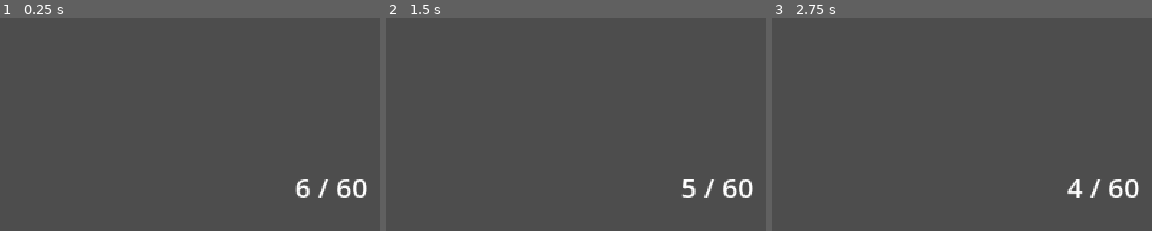
Above: before the commit, frames 1-3 (left to right).
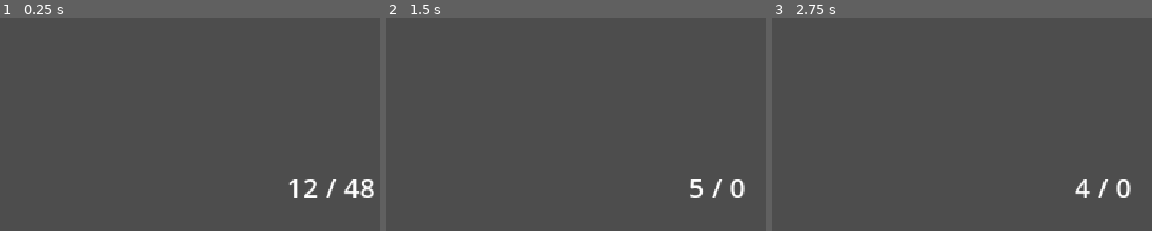
Above: after the commit, the same moments.

Repository: gmuGADIG/DEADSHOT
Game: Godot game, scene res://test_scenes/enemies/wilder_combat.tscn
The game is run twice, just before and just after one commit, with the same random seed, the same clock (stepped at 60 frames per second) and the same inputs. This scene is started directly instead of the project's main scene. The engine's default icon, where the game draws it, is replaced by a stand-in: a white triangle on a blue panel in a dark square. Sound files missing from this copy of the repository are replaced by a short silence.
Inputs (mouse positions are % of the whole screen's width and height, from its top left):
- Up to frame 1 (0.25 s): no input
- Up to frame 2 (1.5 s): tap Enter at 0.5 s; move the mouse to (74, 44) at 0.52 s; press the mouse at (74, 44) at 0.53 s; hold D (move_right) 0.53-1.28 s; tap E (interact) at 0.8, 1.35 s; tap Space (roll) at 1.25 s; move the mouse to (30, 55) at 1.27 s; release the mouse at (30, 55) at 1.28 s; hold S (move_down) from 1.28 s (still down)
- Up to frame 3 (2.75 s): click (30, 55) at 1.55 s; tap Enter at 2 s; move the mouse to (62, 26) at 2.02 s; release S (move_down) at 2.03 s; press the mouse at (62, 26) at 2.03 s; hold D (move_right) from 2.03 s (still down); tap E (interact) at 2.3 s
The pictures show only the part of the screen within x 50-100%, y 50-100%; the shares and areas given below are measured in that part.

The runs differ from the first frame. In frame 1, 1.2% of the frame differs, in the area x 75-99%, y 75-85%; in frame 2, 1.0%; in frame 3, 1.0%.
Error in both runs: Cannot call method 'project_ray_origin' on a null value. (res://world/player/reticle/reticle.gd:10)

Commit message:
shotgun
refactored weapons to be stored in weapons node on player

Diff:
--- a/world/player/player.gd
+++ b/world/player/player.gd
@@ -9,7 +9,7 @@
 	var curr_reserve : int
 
 ## Tracks name of current gun node. CHANGE THIS VARIABLE WHEN GUNS ARE CHANGED.
-static var gun_name := "shotgun"
+static var gun_name := "Shotgun"
 #static var gun_name := "Dualies"
 #static var gun_name := "BasicGun"
 
@@ -64,7 +64,11 @@
 
 #region Builtin Functions
 func _ready() -> void:
-	var gun := instance.get_node(gun_name)
+	for child in $Weapons.get_children():
+		if child is Gun:
+			child.process_mode = Node.PROCESS_MODE_DISABLED
+	var gun := get_gun()
+	gun.process_mode = Node.PROCESS_MODE_INHERIT
 
 	instance = self
 	if persisting_data != null:
@@ -119,7 +123,7 @@
 	persisting_data.curr_reserve = instance.get_gun().reserve_ammo
 
 func get_gun() -> Gun:
-	return get_node(gun_name)
+	return get_node("Weapons/" + gun_name)
 
 ## Returns the inputted walking direction on the XZ plane (Y = 0)
 func input_direction() -> Vector3:
--- a/world/player/player.tscn
+++ b/world/player/player.tscn
@@ -1,19 +1,19 @@
-[gd_scene load_steps=35 format=3 uid="uid://nuqmhgq1e2lu"]
+[gd_scene load_steps=36 format=3 uid="uid://nuqmhgq1e2lu"]
 
 [ext_resource type="Script" uid="uid://llqh4g6obmup" path="res://world/player/player.gd" id="1_bvkkv"]
 [ext_resource type="Texture2D" uid="uid://doi1lgfq8hi21" path="res://world/player/player_sheet.png" id="2_2x47q"]
 [ext_resource type="PackedScene" uid="uid://bas8xwk5nhlq0" path="res://world/player/HUD/hud.tscn" id="2_duds0"]
 [ext_resource type="Script" uid="uid://dbka0ckv4aeih" path="res://world/player/player_animation.gd" id="3_3n4qb"]
 [ext_resource type="Script" uid="uid://cwjxwkxciij4o" path="res://systems/interaction/interactor.gd" id="3_cvtd2"]
+[ext_resource type="PackedScene" uid="uid://vnurg1w4ttt4" path="res://world/player/weapon/dualies/weapon_dualies.tscn" id="3_jrep8"]
 [ext_resource type="Script" uid="uid://c4s1ohnc08ecy" path="res://world/player/reticle/reticle.gd" id="4_40qjc"]
 [ext_resource type="PackedScene" uid="uid://duf7ry1s34j7o" path="res://world/player/weapon/whip/whip.tscn" id="4_duds0"]
 [ext_resource type="Texture2D" uid="uid://bwm425xkr0vcy" path="res://temp_art/icon.svg" id="4_et4on"]
-[ext_resource type="PackedScene" uid="uid://bqngdxosj3du1" path="res://world/player/weapon/shotgun/shotgun.tscn" id="11_3n4qb"]
 [ext_resource type="PackedScene" uid="uid://s0mcou8b7n0v" path="res://systems/attacking/hurt_fx/hurt_fx.tscn" id="4_myh4x"]
-[ext_resource type="PackedScene" uid="uid://vnurg1w4ttt4" path="res://world/player/weapon/dualies/weapon_dualies.tscn" id="5_2x47q"]
 [ext_resource type="Script" uid="uid://do5vs8m1law7o" path="res://systems/attacking/health/health.gd" id="6_thypd"]
 [ext_resource type="Script" uid="uid://lxg83i28nlul" path="res://systems/attacking/hurtbox/hurtbox.gd" id="7_d3e1v"]
 [ext_resource type="Script" uid="uid://c1g7056xgtqys" path="res://systems/camera/camera_tracked.gd" id="11_2x47q"]
+[ext_resource type="PackedScene" uid="uid://bqngdxosj3du1" path="res://world/player/weapon/shotgun/shotgun.tscn" id="11_3n4qb"]
 [ext_resource type="PackedScene" uid="uid://dou0ya37mv70s" path="res://audio/streams/roll_sound.tscn" id="14_lbm61"]
 [ext_resource type="PackedScene" uid="uid://cjqtb588mlf84" path="res://audio/streams/hurt_sound.tscn" id="15_jrep8"]
 
@@ -168,6 +168,13 @@
 [node name="CollisionShape3D" type="CollisionShape3D" parent="."]
 transform = Transform3D(1, 0, 0, 0, 1, 0, 0, 0, 1, 0, 0.94693, 0)
 shape = SubResource("CylinderShape3D_plfsl")
+
+[node name="Weapons" type="Node3D" parent="."]
+transform = Transform3D(1, 0, 0, 0, 1, 0, 0, 0, 1, 0, 1.237, 0)
+
+[node name="Shotgun" parent="Weapons" instance=ExtResource("11_3n4qb")]
+
+[node name="Dualies" parent="Weapons" instance=ExtResource("3_jrep8")]
 
 [node name="Sprite" type="AnimatedSprite3D" parent="." node_paths=PackedStringArray("player")]
 transform = Transform3D(0.39, 0, 0, 0, 0.33774987, 0.19500007, 0, -0.19500007, 0.33774987, 0.00084251165, 1.6017487, 0)
@@ -253,7 +260,6 @@
 
 [node name="Hud" parent="." instance=ExtResource("2_duds0")]
 
-[node name="shotgun" parent="." instance=ExtResource("11_3n4qb")]
 [node name="Sounds" type="Node3D" parent="."]
 
 [node name="RollSound" parent="Sounds" instance=ExtResource("14_lbm61")]
--- a/world/player/weapon/gun_base.gd
+++ b/world/player/weapon/gun_base.gd
@@ -26,7 +26,7 @@
 var is_reloading := false
 var bullets_of_fire_unlocked: bool
 
-@onready var player: Player = get_parent()
+@onready var player: Player = Player.instance
 @export var fire_cooldown: float = 0.2
 var fire_timer: float = 0.0
 
--- a/world/player/weapon/shotgun/shotgun.gd
+++ b/world/player/weapon/shotgun/shotgun.gd
@@ -1,9 +1,19 @@
 extends Gun
+
+@export var number_of_shots := 5
+@export_custom(PROPERTY_HINT_NONE, "suffix:rotations") var spread := .25
+
 func fire() -> void:
-	for i in 5 :
+	var delta_rads := (TAU * spread) / number_of_shots
+	var start := -TAU * spread / 2
+	for i in range(number_of_shots):
+		var rads := start + delta_rads * i
 		var bullet : Bullet
 		bullet = preload("res://world/player/weapon/bullet/player_bullet.tscn").instantiate()
 		get_tree().current_scene.add_child(bullet)
-		bullet.fire(self, Player.instance.aim_dir().rotated(Vector3.UP, i * 0.2))
+		bullet.fire(
+			self,
+			Player.instance.aim_dir().rotated(Vector3.UP, rads)
+		)
 
 	chamber_ammo -= 1
--- a/world/player/weapon/shotgun/shotgun.tscn
+++ b/world/player/weapon/shotgun/shotgun.tscn
@@ -3,8 +3,9 @@
 [ext_resource type="Script" uid="uid://nxr5s1a8netl" path="res://world/player/weapon/shotgun/shotgun.gd" id="1_vbc65"]
 [ext_resource type="Texture2D" uid="uid://54e4esurd3xm" path="res://temp_art/gartic/gun.png" id="2_f43cm"]
 
-[node name="shotgun" type="Node3D"]
+[node name="Shotgun" type="Node3D"]
 script = ExtResource("1_vbc65")
+spread = 0.15
 
 [node name="Sprite3D" type="Sprite3D" parent="."]
 transform = Transform3D(1, 0, 0, 0, 1, 0, 0, 0, 1, 0.38462913, 0, 0)
